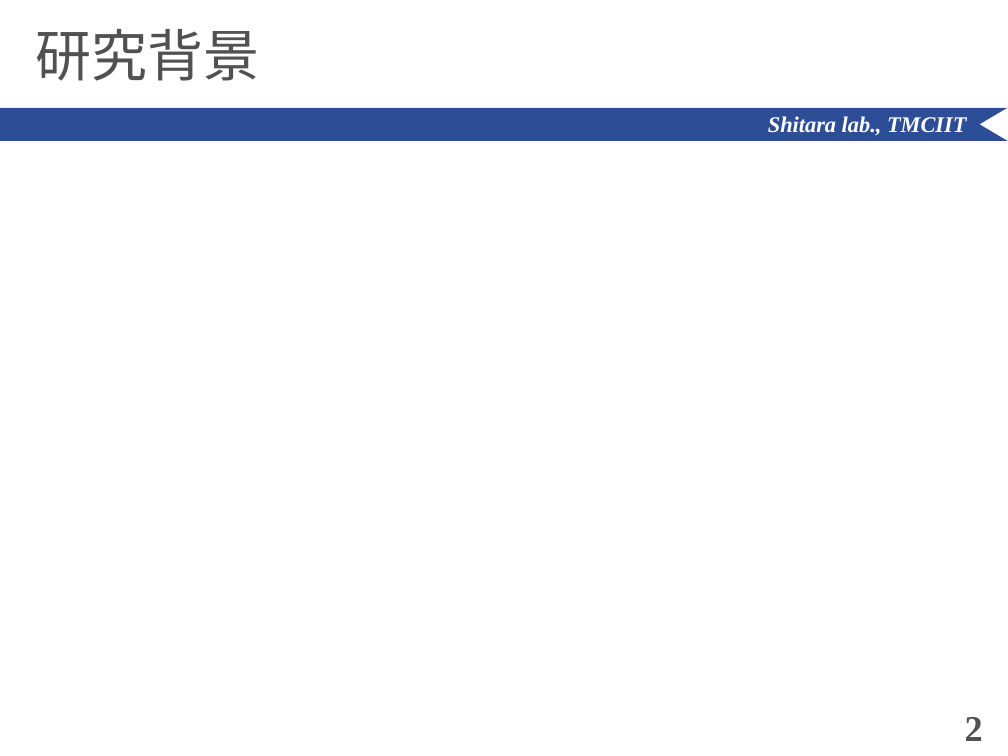
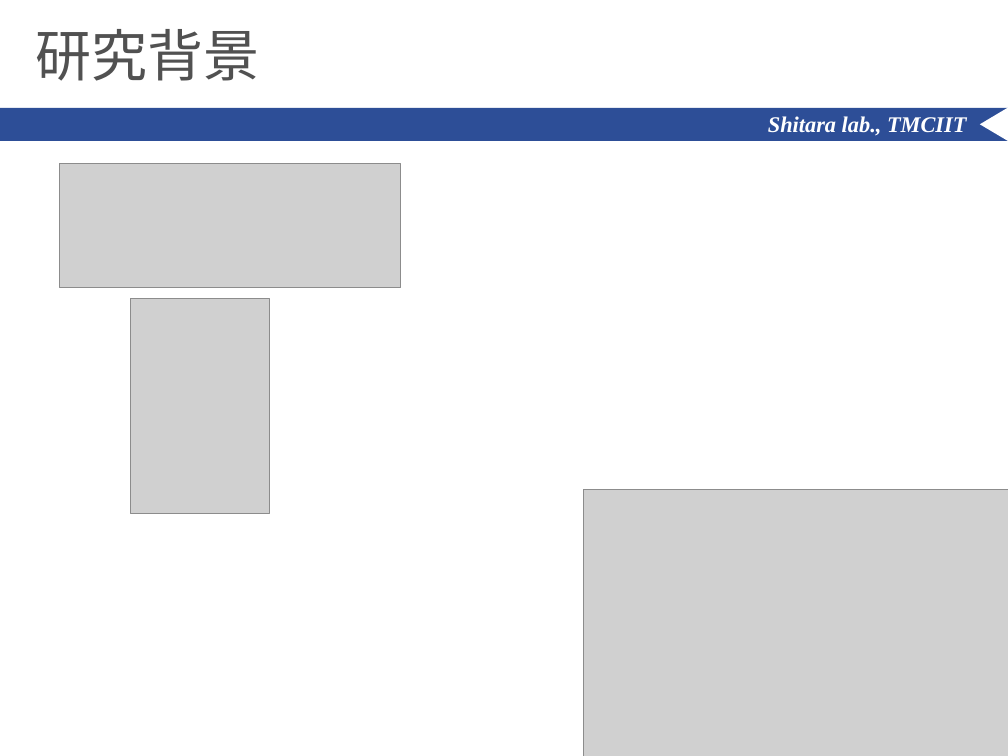
Before and after one commit to ShitaLab-TMCIT/IEEE802.11simulator, a slide deck: slide 18 of paper/pwp_tmp_shiralab.pptx (slide 2 before the commit). Drawn at 1008x756 pixels with LibreOffice and Linux fonts; fonts in the diff are those of the drawing; grey boxes stand for pictures. Boxes give left, top, right and bottom in pixels: in the first picture for what was removed or moved away, otherwise in the second. Text is boxed around its words. In the diff, an @@ line names an element or a change of style, - is before the commit and + after.

```diff
--- a/paper/pwp_tmp_shiralab.pptx
+++ b/paper/pwp_tmp_shiralab.pptx
@@ picture added at box(59, 163, 401, 287) @@
@@ picture added at box(131, 298, 269, 514) @@
@@ picture added at box(584, 489, 1008, 756) @@
@@ page number removed at box(965, 717, 983, 741) @@
-2
```
Also in this commit, not shown: 9 other slides changed, 4 slides added, 1 slide removed, 15 other files.
